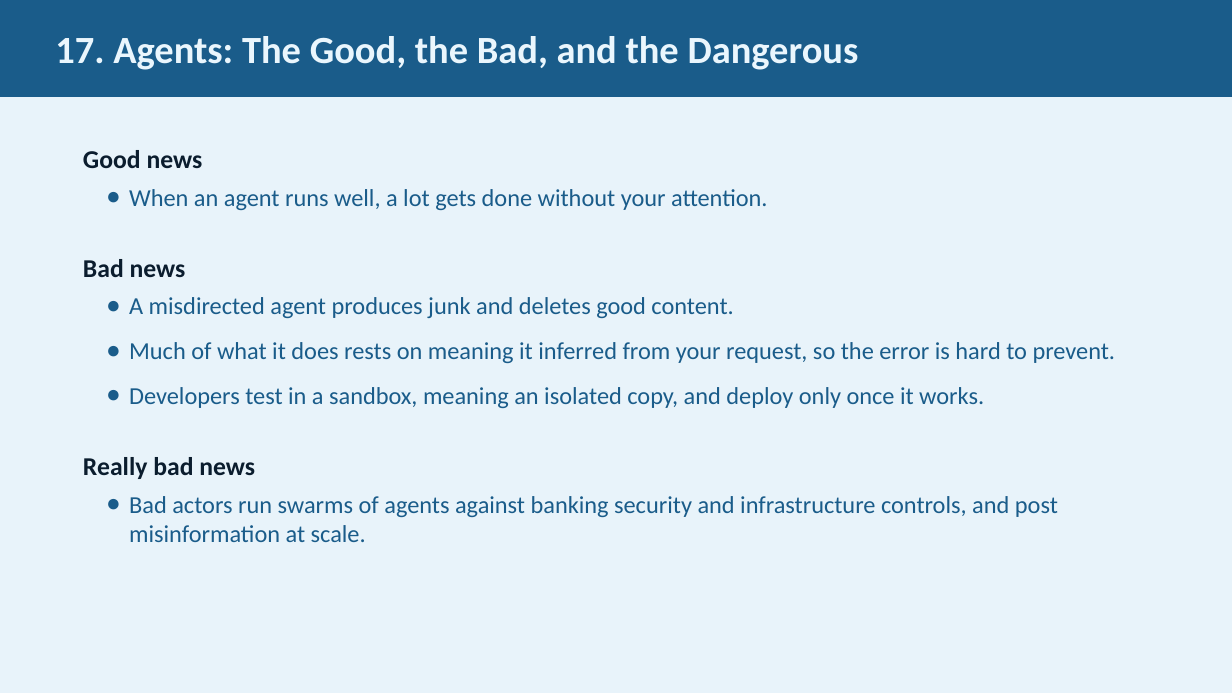
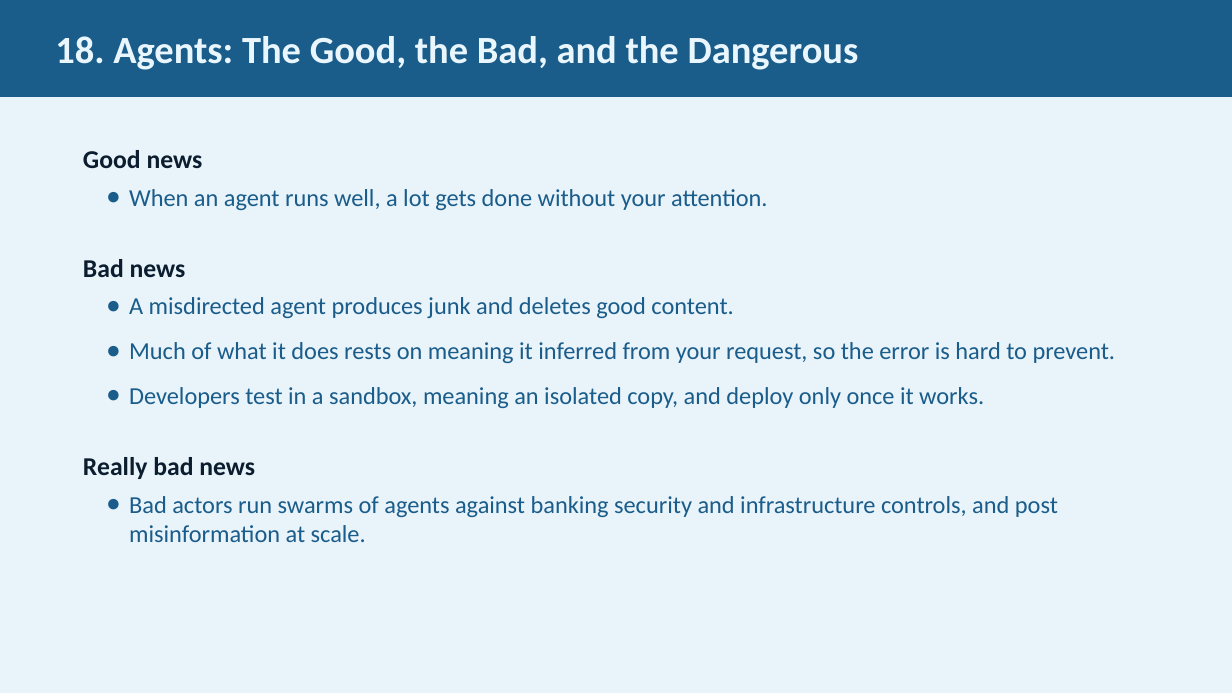
Before and after one commit to JimFawcett/NewSite, a slide deck: slide 18 of AI Presentation 2026/AI_Presentation.pptx (slide 17 before the commit). Drawn at 1232x693 pixels with LibreOffice and Linux fonts; fonts in the diff are those of the drawing. Boxes give left, top, right and bottom in pixels: in the first picture for what was removed or moved away, otherwise in the second. Text is boxed around its words. In the diff, an @@ line names an element or a change of style, - is before the commit and + after.

```diff
--- a/AI Presentation 2026/AI_Presentation.pptx
+++ b/AI Presentation 2026/AI_Presentation.pptx
@@ text in rectangle at [55, 36, 859, 70]: text changed @@
-17. Agents: The Good, the Bad, and the Dangerous
+18. Agents: The Good, the Bad, and the Dangerous
```
Also in this commit, not shown: 14 other slides changed, 1 other file.
